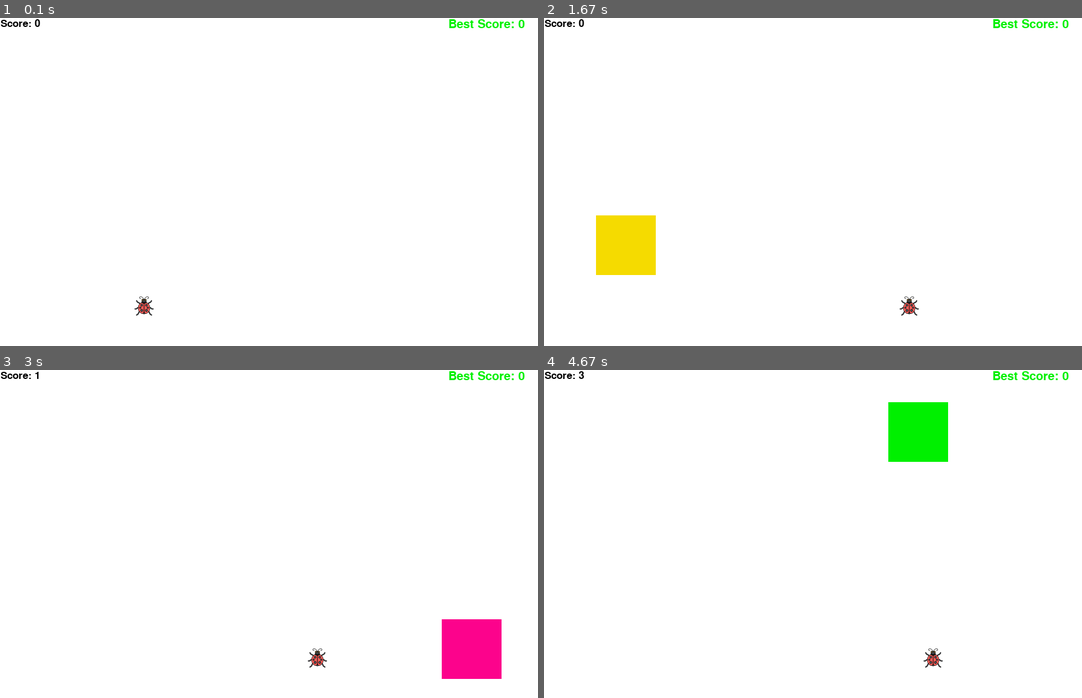
Above: before the commit, frames 1-4 (two rows, left to right).
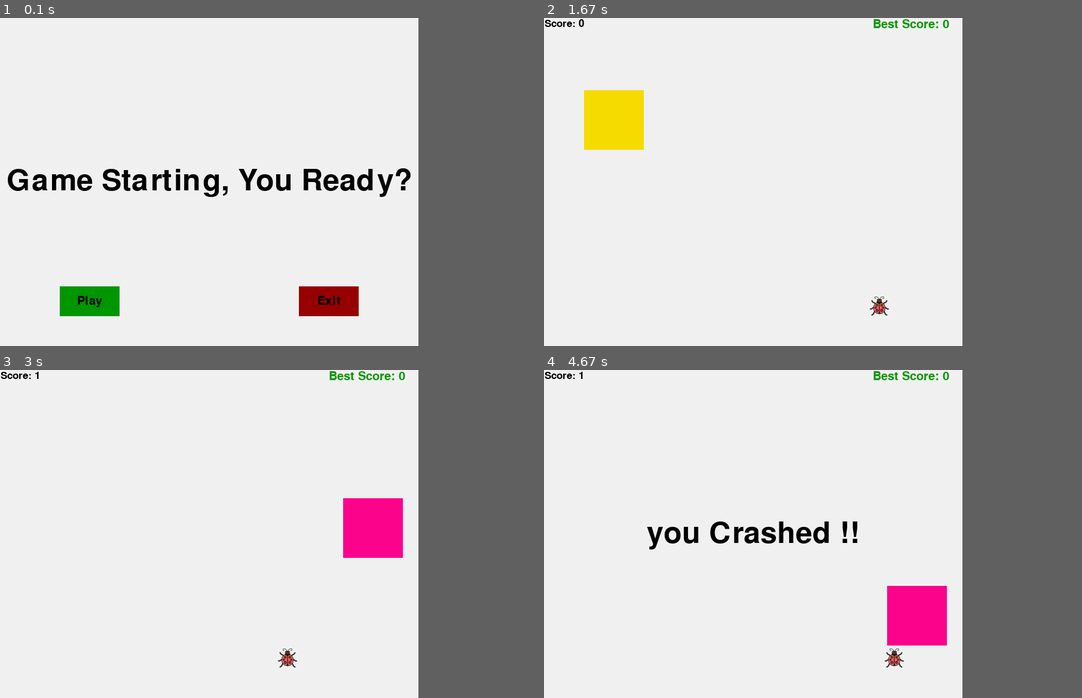
Above: after the commit, the same moments.

Repository: hamidrezaMomeni/AccidentEscape
Game: pygame game, started from pyGameSort.py
Two runs of this game, one before a commit and one after it. Both use one fixed random seed, a clock stepped at 60 frames per second and the inputs below.
Inputs (mouse positions are in pixels of both pictures, inside the frame that each line leads up to):
- Up to frame 1 (0.1 s): no input
- Up to frame 2 (1.67 s): press the mouse at (635, 300) at 0.37 s; move the mouse to (743, 237) at 0.47 s; release the mouse at (850, 175) at 0.6 s; hold Right 0.67-1.13 s; move the mouse to (737, 93) at 0.7 s; hold Right 1.17-1.63 s
- Up to frame 3 (3 s): hold Left 1.67-2.2 s; hold Right from 2.67 s (still down)
- Up to frame 4 (4.67 s): release Right at 3.3 s
In our replay, the window is 900x550 before the commit and 700x550 after it. These sizes can differ from the game's own. Grey fills any space a smaller window leaves; there, only what the larger window draws over its background counts as a difference.

The runs differ from the first frame. In frame 1, 4.6% of the frame differs, in the area x 0-98%, y 0-91%; in frame 2, 4.7%; in frame 3, 4.7%; in frame 4, 5.8%, in the area x 6-98%, y 0-91%.

Commit message:
upload version 1.1

Diff:
--- a/pyGameSort.py
+++ b/pyGameSort.py
@@ -26,19 +26,21 @@
 # start pygame
 pygame.init()
 # set width and hieght for display window
-width = 900
+width = 700
 height = 550
 # set colors
 black = (0,0,0)
 white = (255,255,255)
-red = (200,0,0)
+red = (255,0,0)
+lightRed = (150,0,0)
 orange = (255, 100, 0)
 blue = (0, 83, 255)
 yellow = (245, 219, 0)
-green = (0,240,0)
-lightGreen = (0,230,0)
+green = (0,255,0)
+lightGreen = (0,150,0)
 purple = (148, 3, 252)
 pink = (252, 3, 140)
+gray = (240,240,240)
 colorList = [green, pink, red, blue, purple, yellow, orange]
 # create game display and caption for title window and clock
 gameDisplay = pygame.display.set_mode((width, height))
@@ -46,6 +48,26 @@
 clock = pygame.time.Clock()
 # get and load car image
 carImg = pygame.image.load("Bug.png")
+# hovering button
+def button(msg,x,y,w,h,ia,ac):
+    mouse = pygame.mouse.get_pos()
+    click = pygame.mouse.get_pressed()
+
+    if x + w > mouse[0] > x and y + h > mouse[1] > y:
+        pygame.draw.rect(gameDisplay,ia,(x,y,w,h))
+        if click[0] == 1:
+            gameLoop()
+    else:
+        pygame.draw.rect(gameDisplay,ac,(x,y,w,h))
+        if click[0] == 1:
+            quit()
+
+    smallText = pygame.font.Font("freesansbold.ttf",20)
+    TextSurf, TextRect = textObjects(msg, smallText)
+    TextRect.center = ((x + (w/2)), (y + (h/2)))
+    gameDisplay.blit(TextSurf,TextRect)
+    mouse = pygame.mouse.get_pos()
+
 # this function drawing a rect object and insert into game display
 def stuff(stuffX, stuffY, stuffW, stuffH, color):
     pygame.draw.rect(gameDisplay,color,[stuffX, stuffY, stuffW, stuffH])
@@ -65,7 +87,7 @@
     gameDisplay.blit(textSurf, textRect)
     pygame.display.update()
     time.sleep(4)
-    gameLoop()
+    gameIntro("are you want play again?")
 # when user accidented stop game and show message
 def crash():
     messageDisplay("you Crashed !!")
@@ -75,23 +97,22 @@
     text = font.render("Score: {}".format(str(count)), True, black)
     gameDisplay.blit(text, (1,1))
 # welcome screen to show user
-def gameIntro():
+def gameIntro(title):
     intro = True
     while intro == True:
         for event in pygame.event.get():
             if event.type == pygame.QUIT:
                 pygame.quit()
                 quit()
-        gameDisplay.fill(white)
+        gameDisplay.fill(gray)
         largText = pygame.font.Font("freesansbold.ttf", 50)
-        textSurf, textRect = textObjects("Game Starting, You Ready?", largText)
+        textSurf, textRect = textObjects(title, largText)
         textRect.center = ((width/2), (height/2))
         gameDisplay.blit(textSurf, textRect)
-        mouse = pygame.mouse.get_pos()
-        #if 150 + 100 > mouse[0]
         # button for start or quit from game
-        pygame.draw.rect(gameDisplay, green, (200,450,100,50))
-        pygame.draw.rect(gameDisplay, red, (600,450,100,50))
+        button("Play",100,450,100,50,green,lightGreen)
+        button("Exit",500,450,100,50,red,lightRed)
+        #pygame.draw.rect(gameDisplay, red, (500,450,100,50))
         pygame.display.update()
 # Game components loop
 bestScore = 0
@@ -132,7 +153,7 @@
         # apply x change for car
         xPosition += xChange
         # filling screen with white color
-        gameDisplay.fill(white)
+        gameDisplay.fill(gray)
         # show car in x,y Position
         carPosition(xPosition, yPosition)
         # show user score in the top window
@@ -155,8 +176,8 @@
         # when accident stuff with car
 
         font = pygame.font.SysFont(None, 30)
-        text = font.render("Best Score: {}".format(str(bestScore)), True, green)
-        gameDisplay.blit(text, (750,1))
+        text = font.render("Best Score: {}".format(str(bestScore)), True, lightGreen)
+        gameDisplay.blit(text, (550,1))
         pygame.display.update()
 
 
@@ -170,7 +191,7 @@
         # run game with 80 frame/second
         clock.tick(80)
 # running game form the first time
-#gameIntro()
+gameIntro("Game Starting, You Ready?")
 gameLoop()
 # quit from pygame library and python file
 pygame.quit()
